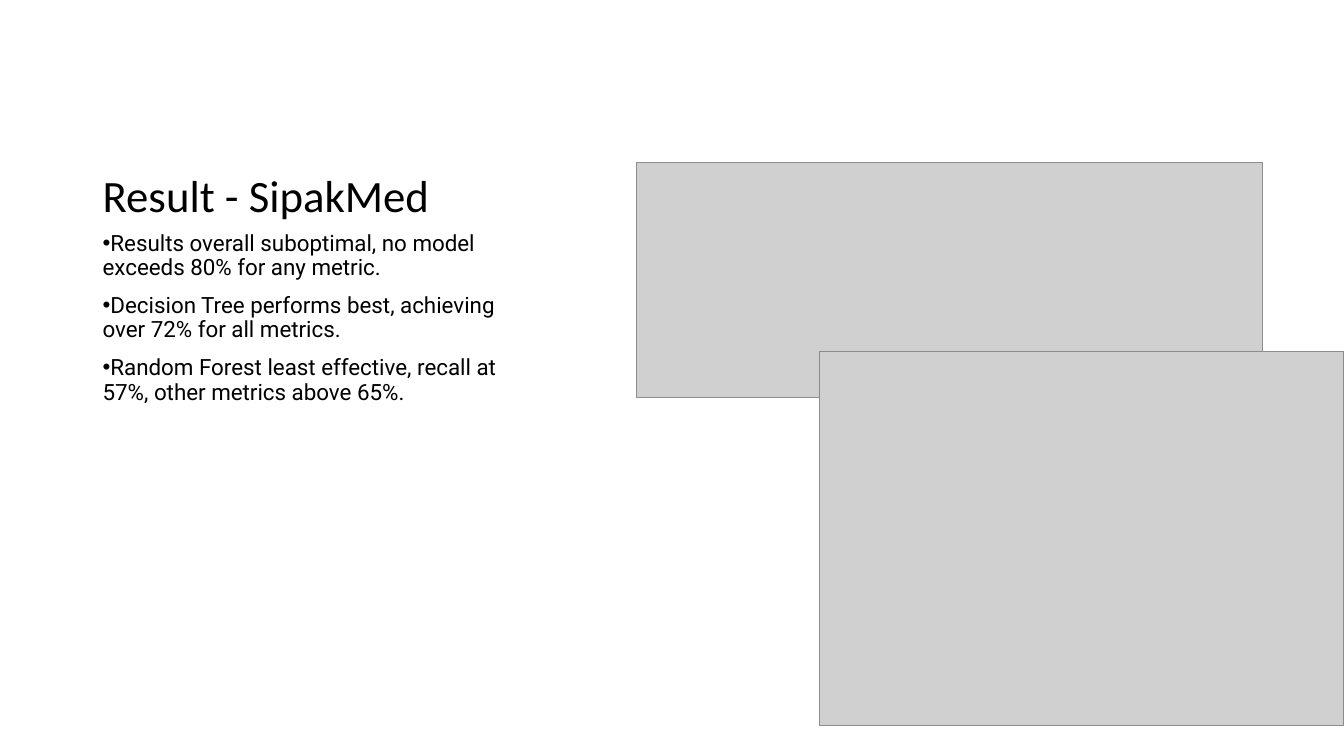
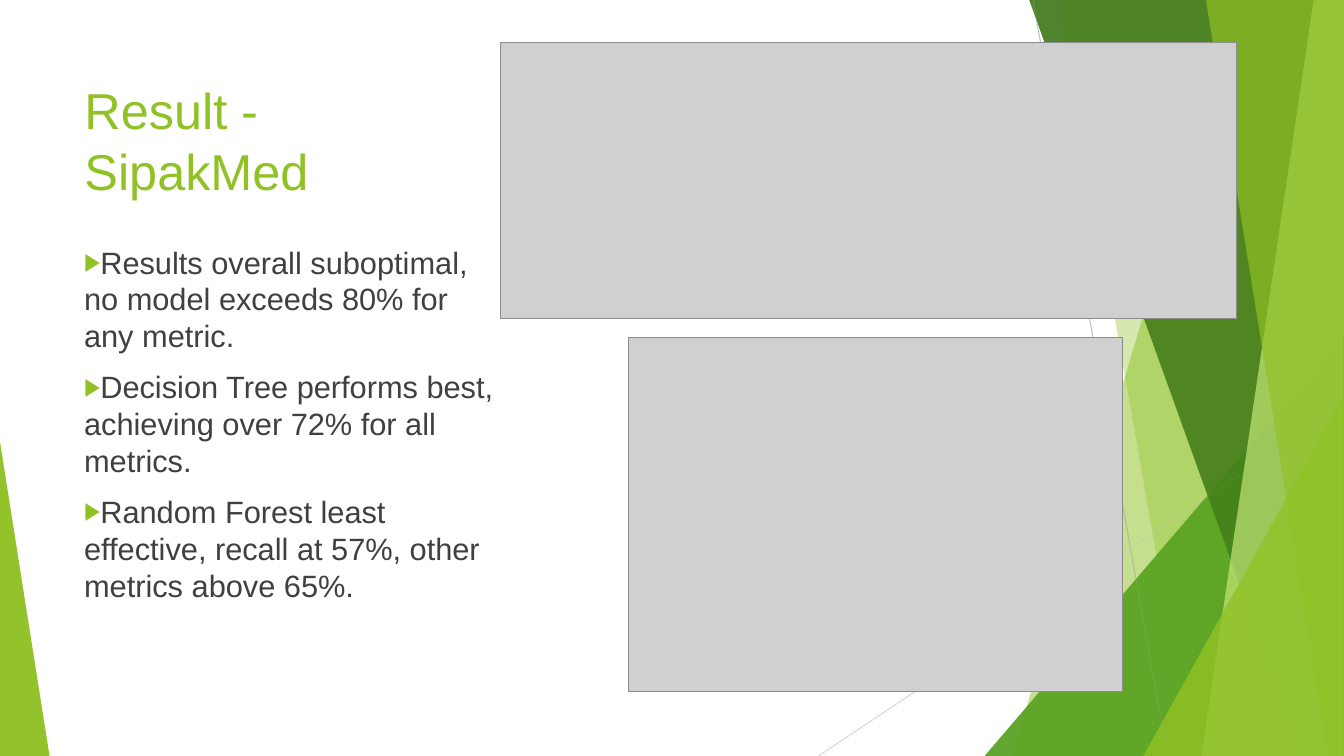
Before and after one commit to nhatthuan97/Qualifying_Final, a slide deck: slide 33 of Presentation.pptx. Drawn at 1344x756 pixels with LibreOffice and Linux fonts; fonts in the diff are those of the drawing; grey boxes stand for pictures. Boxes give left, top, right and bottom in pixels: in the first picture for what was removed or moved away, otherwise in the second. Text is boxed around its words. In the diff, an @@ line names an element or a change of style, - is before the commit and + after.

```diff
--- a/Presentation.pptx
+++ b/Presentation.pptx
@@ picture: place and size @@
-picture at bbox=[637, 162, 1263, 398]
+picture at bbox=[500, 42, 1237, 319]
@@ title "Result - SipakMed": place and size @@
-title "Result - SipakMed" at bbox=[103, 181, 429, 220]
+title "Result - SipakMed" at bbox=[84, 92, 308, 200]
@@ title "Result - SipakMed" at bbox=[84, 92, 308, 200]: size 32 to 36 pt, font Calibri to Arial, text colour #000000 to #90C226; line spacing 0.9 to 1; vertical alignment bottom to middle @@
@@ text "Results overall suboptimal, no model ...": place and size @@
-text "Results overall suboptimal, no model ..." at bbox=[103, 234, 496, 403]
+text "Results overall suboptimal, no model ..." at bbox=[84, 251, 494, 598]
@@ text "Results overall suboptimal, no model ..." at bbox=[84, 251, 494, 598]: size 16 to 22 pt, font Roboto to Arial, text colour #000000 to #404040; bullet • to ▶; line spacing 0.9 to 1 @@
@@ picture: place and size @@
-picture at bbox=[820, 351, 1344, 726]
+picture at bbox=[628, 338, 1123, 692]
@@ group added at bbox=[0, 0, 1344, 756]: 5 freeform shapes, 3 triangles @@
@@ group added at bbox=[0, 0, 1344, 756]: 5 freeform shapes, 3 triangles, 2 lines @@
```
Also in this commit, not shown: 42 other slides changed, 1 slide added.
